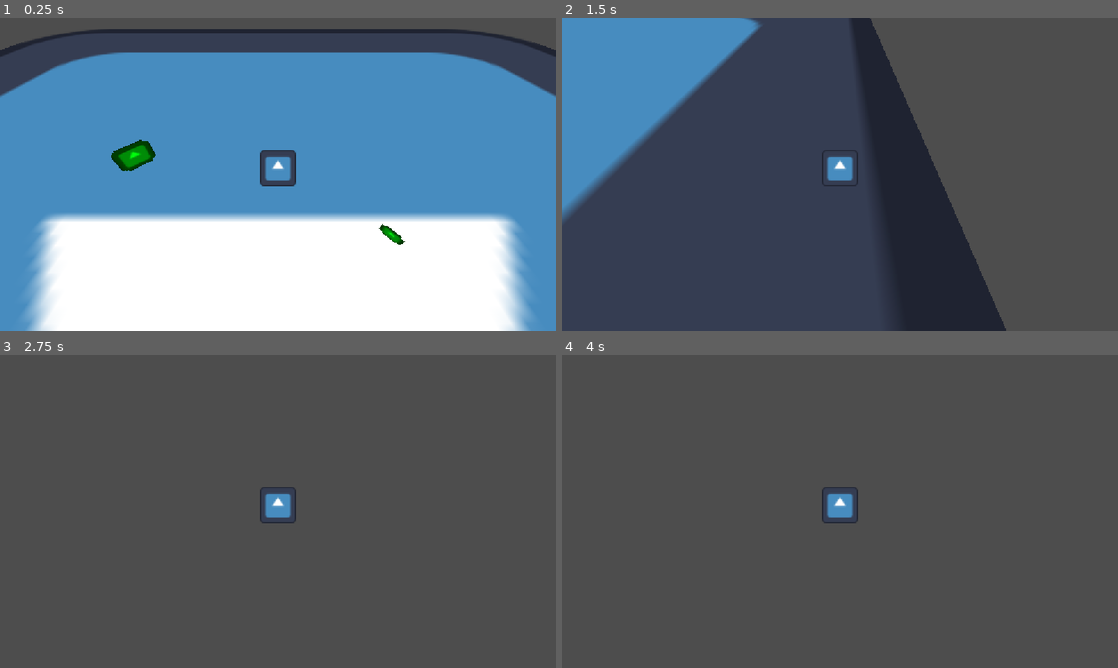
Above: before the commit, frames 1-4 (two rows, left to right).
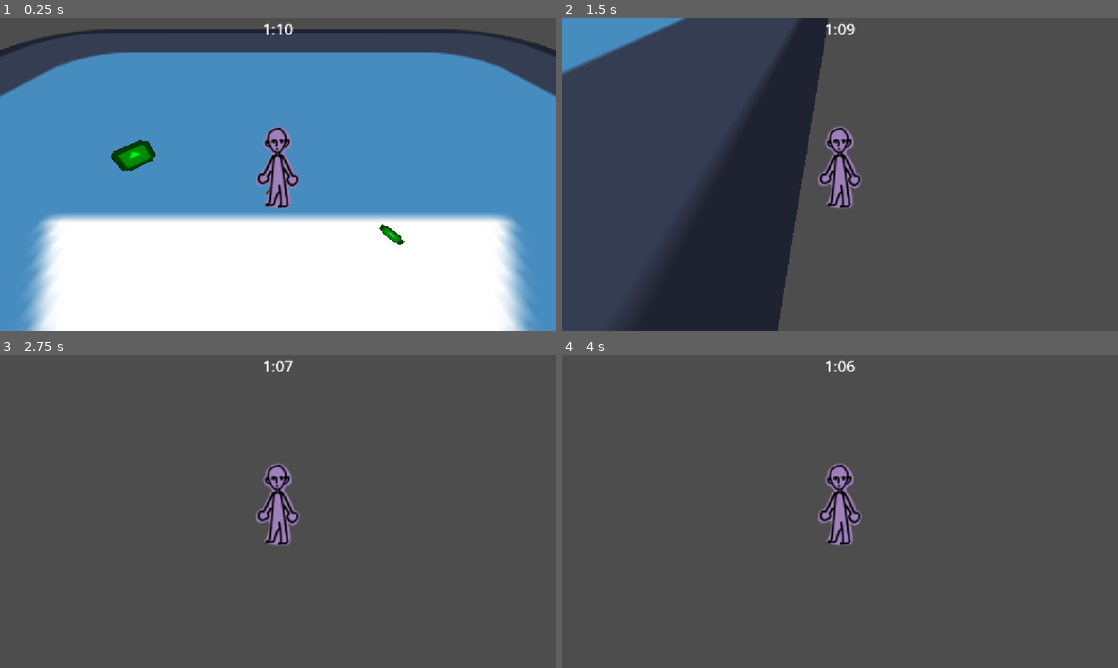
Above: after the commit, the same moments.

Repository: snomkip7/gmtk-jammin
Game: Godot game, scene res://Levels/testLevel.tscn
Two runs of this game, one before a commit and one after it. Both use one fixed random seed, a clock stepped at 60 frames per second and the inputs below. The engine's default icon, where the game draws it, is replaced by a stand-in: a white triangle on a blue panel in a dark square.
Inputs:
- Up to frame 1 (0.25 s): no input
- Up to frame 2 (1.5 s): hold D (right) 0.53-1.28 s; tap Shift (dash) at 0.6, 1.35 s; hold S (backward) from 1.28 s (still down)
- Up to frame 3 (2.75 s): tap Enter at 2 s; release S (backward) at 2.03 s; hold D (right) from 2.03 s (still down); tap E (interact) at 2.1 s; tap Shift (dash) at 2.3 s
- Up to frame 4 (4 s): release D (right) at 2.78 s; hold W (forward) 2.78-3.53 s; tap Shift (dash) at 2.85, 3.6 s; tap Space at 3.5 s; hold A (left) from 3.53 s (still down)

The runs differ from the first frame. In frame 1, 1.5% of the frame differs, in the area x 46-54%, y 1-61%; in frame 2, 41%, in the area x 0-80%, y 0-100%; in frame 3, 1.4%; in frame 4, 1.4%.

Commit message:
stuff (npcs)

Diff:
--- a/gmtk-jammin/Characters/Bush/bush.gd
+++ b/gmtk-jammin/Characters/Bush/bush.gd
@@ -1,14 +1,14 @@
 extends Area3D
 
 
-func _physics_process(delta: float) -> void:
+func _physics_process(_delta: float) -> void:
 
 	rotation = Vector3(rotation.x, (Vector2(global.player.camera.global_position.x, -global.player.camera.global_position.z) - Vector2(global_position.x, -global_position.z)).angle() + PI/2, rotation.z)
 
 
-func _on_body_entered(body: Node3D) -> void:
+func _on_body_entered(_body: Node3D) -> void:
 	global.player.speed = global.player.maxSpeed / 4
 
 
-func _on_body_exited(body: Node3D) -> void:
+func _on_body_exited(_body: Node3D) -> void:
 	global.player.speed = global.player.maxSpeed
--- a/gmtk-jammin/Characters/IngameCamera/ingameCamera.gd
+++ b/gmtk-jammin/Characters/IngameCamera/ingameCamera.gd
@@ -7,3 +7,4 @@
 func _on_shutter_timeout() -> void:
 	print("Timer ran out")
 	global.player.photo.texture = ImageTexture.create_from_image(get_texture().get_image())
+	get_tree().current_scene.get_node("NPCGeneric").trigger(1)
--- /dev/null
+++ b/gmtk-jammin/Characters/NPC/npcGeneric.gd
@@ -0,0 +1,36 @@
+extends CharacterBody3D
+
+@export var aggression = 0
+# 0 for does nothing, 1 for gets annoyed, 2 for pushing you away, 3 for smacking you, 4 for chasing you
+var pushForce = 70 # multiplied by severity
+
+
+func _ready() -> void:
+	$NPCSprite.modulate = Color("ff6f1d")
+
+func _physics_process(_delta: float) -> void:
+	rotation = Vector3(rotation.x, (Vector2(global.player.camera.global_position.x, -global.player.camera.global_position.z) - Vector2(global_position.x, -global_position.z)).angle() + PI/2, rotation.z)
+
+func trigger(severity: float = 1): # after a photo has been photobombed, severity = how much reaction (1-3)
+	if aggression == 0: #do nothing
+		pass
+	if aggression == 1: # gets annoyed
+		#play angry voice clip
+		$NPCSprite.modulate = Color("ff171d")
+	if aggression == 2: # pushes you away
+		# angry voice
+		$NPCSprite.modulate = Color("bc001d")
+		global.player.knockbackVelocity = (global.player.global_position-global_position).normalized() * pushForce * (severity/3+1)
+		global.time -= 5
+	if aggression == 3:
+		$NPCSprite.modulate = Color("bc001d")
+		global.player.knockbackVelocity = (global.player.global_position-global_position).normalized() * pushForce * (severity/3+1)
+		global.time -= 5
+
+
+func spaceEntered(body: Node3D) -> void:
+	pass # Replace with function body.
+
+
+func spaceExited(body: Node3D) -> void:
+	pass # Replace with function body.
--- /dev/null
+++ b/gmtk-jammin/Characters/NPC/npcGeneric.tscn
@@ -0,0 +1,46 @@
+[gd_scene format=3 uid="uid://cu6oyjx53iyxl"]
+
+[ext_resource type="Texture2D" uid="uid://bsklgsx0n35kk" path="res://Assets/Art/ProtoGuy.png" id="1_nsnf2"]
+[ext_resource type="Script" uid="uid://c4snryv7342wm" path="res://Characters/NPC/npcGeneric.gd" id="1_xt5kw"]
+
+[sub_resource type="SpriteFrames" id="SpriteFrames_t3xld"]
+animations = [{
+"frames": [{
+"duration": 1.0,
+"texture": ExtResource("1_nsnf2")
+}],
+"loop": 1,
+"name": &"default",
+"speed": 0.0
+}]
+
+[sub_resource type="CapsuleShape3D" id="CapsuleShape3D_t3xld"]
+height = 2.7995605
+
+[sub_resource type="CylinderShape3D" id="CylinderShape3D_t3xld"]
+radius = 1.6572266
+
+[node name="NPCGeneric" type="CharacterBody3D" unique_id=1804335163]
+collision_layer = 8
+collision_mask = 3
+script = ExtResource("1_xt5kw")
+
+[node name="NPCSprite" type="AnimatedSprite3D" parent="." unique_id=232379244]
+flip_h = true
+modulate = Color(1, 0.43529412, 0.11372549, 1)
+alpha_cut = 2
+sprite_frames = SubResource("SpriteFrames_t3xld")
+
+[node name="NPCCollision" type="CollisionShape3D" parent="." unique_id=475502125]
+transform = Transform3D(1, 0, 0, 0, 1, 0, 0, 0, 1, 0, 0.051635742, 0)
+shape = SubResource("CapsuleShape3D_t3xld")
+
+[node name="AngerTimer" type="Timer" parent="." unique_id=1788381569]
+wait_time = 1.5
+
+[node name="PersonalSpace" type="Area3D" parent="." unique_id=1357297632]
+collision_layer = 0
+collision_mask = 2
+
+[node name="SpaceCollision" type="CollisionShape3D" parent="PersonalSpace" unique_id=1752013811]
+shape = SubResource("CylinderShape3D_t3xld")
--- a/gmtk-jammin/Characters/Other/global.gd
+++ b/gmtk-jammin/Characters/Other/global.gd
@@ -2,4 +2,24 @@
 
 var player: CharacterBody3D
 var score = 0
-var time = 40
+var time = 70
+var paused = false
+
+func _process(delta: float) -> void:
+	if !paused:
+		time -= delta
+		if player != null && player.timer != null:
+			if roundi(time) % 60 < 10:
+				@warning_ignore("integer_division")
+				player.timer.text = str(roundi(time)/60)+":0"+str(roundi(time)%60)
+			else:
+				@warning_ignore("integer_division")
+				player.timer.text = str(roundi(time)/60)+":"+str(roundi(time)%60)
+		if time <= 0:
+			endGame()
+
+
+func endGame():
+	# ends the game
+	print("GAME OVER")
+	time = 80
--- a/gmtk-jammin/Characters/Player/player.gd
+++ b/gmtk-jammin/Characters/Player/player.gd
@@ -4,34 +4,42 @@
 var speed = 50
 var acceleration = 10 # how fast player changes movement
 var gravity = -10
-var dashVelocity = Vector2(100, 70)
+var dashVelocity = Vector2(130, 90)
 var direction = Vector3(0,0,-1) # ALWAYS NORMALIZED
 var dashing = false
-
+var moveVelocity: Vector3 = Vector3.ZERO
+var knockbackVelocity: Vector3 = Vector3.ZERO
+var knockbackDeceleration = 7
 @onready var camera: Camera3D = $Camera
-@onready var sprite: Sprite3D = $PlayerSprite
+@onready var sprite: AnimatedSprite3D = $PlayerSprite
 @onready var photo: Sprite2D = $Camera/PhotoLayer/Photo
+@onready var timer: RichTextLabel = $Camera/PhotoLayer/Timer
 
 func _ready():
 	global.player = self
 
 
-func _physics_process(delta: float) -> void:
-	if !dashing && Input.get_axis("backward", "forward") != 0 || Input.get_axis("left", "right") != 0:
+func _physics_process(_delta: float) -> void:
+	if is_on_floor() && Input.get_axis("backward", "forward") != 0 || Input.get_axis("left", "right") != 0:
 		# movement button is pressed
-		direction = Vector3(Input.get_axis("left", "right"), 0, Input.get_axis("forward", "backward"))
-		velocity = velocity.move_toward(direction.normalized() * speed, acceleration)
+		direction = Vector3(Input.get_axis("left", "right"), 0, Input.get_axis("forward", "backward")).normalized()
+		moveVelocity = moveVelocity.move_toward(direction * speed, acceleration)
 	else:
-		velocity = velocity.move_toward(Vector3.ZERO, acceleration)
+		moveVelocity = moveVelocity.move_toward(Vector3.ZERO, acceleration)
 
-	if Input.is_action_just_pressed("dash") && !dashing:
+	if Input.is_action_just_pressed("dash") && !dashing && is_on_floor():
 		print("ZOOMY TIME")
-		velocity = Vector3(dashVelocity.x * direction.x, dashVelocity.y, dashVelocity.x * direction.z)
+		moveVelocity = Vector3(dashVelocity.x * direction.x, dashVelocity.y, dashVelocity.x * direction.z)
 		$DashCooldown.start()
 		dashing = true
 
 	if !is_on_floor():
-		velocity.y += gravity
+		moveVelocity.y += gravity
+
+	if knockbackVelocity != Vector3.ZERO:
+		knockbackVelocity = knockbackVelocity.move_toward(Vector3.ZERO, knockbackDeceleration)
+
+	velocity = moveVelocity + knockbackVelocity
 
 	move_and_slide()
 
--- a/gmtk-jammin/Characters/Player/player.tscn
+++ b/gmtk-jammin/Characters/Player/player.tscn
@@ -1,23 +1,40 @@
 [gd_scene format=3 uid="uid://cnyn1faxtwlqv"]
 
 [ext_resource type="Script" uid="uid://5ergdx73ud73" path="res://Characters/Player/player.gd" id="1_j341n"]
+[ext_resource type="Texture2D" uid="uid://bsklgsx0n35kk" path="res://Assets/Art/ProtoGuy.png" id="2_bqsbk"]
 [ext_resource type="Texture2D" uid="uid://cs58lxa1h72uq" path="res://Assets/Art/icon.svg" id="2_cue0d"]
 
+[sub_resource type="SpriteFrames" id="SpriteFrames_t3xld"]
+animations = [{
+"frames": [{
+"duration": 1.0,
+"texture": ExtResource("2_bqsbk")
+}],
+"loop": 1,
+"name": &"default",
+"speed": 0.0
+}]
+
 [sub_resource type="CapsuleShape3D" id="CapsuleShape3D_t3xld"]
-height = 1.3449707
+height = 2.8413086
 
 [node name="Player" type="CharacterBody3D" unique_id=940730692]
 collision_layer = 2
-collision_mask = 5
+collision_mask = 13
 script = ExtResource("1_j341n")
 
-[node name="PlayerSprite" type="Sprite3D" parent="." unique_id=1041185233]
+[node name="PlayerSprite" type="AnimatedSprite3D" parent="." unique_id=1809710141]
+alpha_cut = 2
+sprite_frames = SubResource("SpriteFrames_t3xld")
+
+[node name="PlayerSpriteOld" type="Sprite3D" parent="." unique_id=1041185233]
 transform = Transform3D(1, 0, 0, 0, 0.91929096, 0.3935786, 0, -0.3935786, 0.91929096, 0, 0, 0)
+visible = false
 alpha_cut = 2
 texture = ExtResource("2_cue0d")
 
 [node name="PlayerCollision" type="CollisionShape3D" parent="." unique_id=534395896]
-transform = Transform3D(1, 0, 0, 0, 1, 0, 0, 0, 1, 0, -0.018676758, 0)
+transform = Transform3D(1, 0, 0, 0, 1, 0, 0, 0, 1, 0, 0.0435791, 0)
 shape = SubResource("CapsuleShape3D_t3xld")
 
 [node name="Camera" type="Camera3D" parent="." unique_id=1072952929]
@@ -29,6 +46,19 @@
 position = Vector2(578, 320)
 scale = Vector2(0.5, 0.5)
 
+[node name="Timer" type="RichTextLabel" parent="Camera/PhotoLayer" unique_id=637810028]
+anchors_preset = 5
+anchor_left = 0.5
+anchor_right = 0.5
+offset_left = -69.5
+offset_right = 69.5
+offset_bottom = 40.0
+grow_horizontal = 2
+theme_override_font_sizes/normal_font_size = 32
+text = "1:00"
+scroll_active = false
+horizontal_alignment = 1
+
 [node name="DashCooldown" type="Timer" parent="." unique_id=793433495]
 one_shot = true
 
--- a/gmtk-jammin/Levels/testLevel.tscn
+++ b/gmtk-jammin/Levels/testLevel.tscn
@@ -4,6 +4,7 @@
 [ext_resource type="PackedScene" uid="uid://cnyn1faxtwlqv" path="res://Characters/Player/player.tscn" id="2_6ehle"]
 [ext_resource type="PackedScene" uid="uid://ci2i2wgrao01r" path="res://Characters/Bush/bush.tscn" id="2_faoc1"]
 [ext_resource type="PackedScene" uid="uid://brv85e8v3ykjv" path="res://Characters/IngameCamera/ingameCamera.tscn" id="4_faoc1"]
+[ext_resource type="PackedScene" uid="uid://cu6oyjx53iyxl" path="res://Characters/NPC/npcGeneric.tscn" id="5_owrup"]
 
 [sub_resource type="BoxShape3D" id="BoxShape3D_uyxol"]
 size = Vector3(89.46484, 1, 89.578125)
@@ -34,4 +35,8 @@
 [node name="Camera" parent="IngameCamera" index="1" unique_id=245154464]
 transform = Transform3D(1, 0, 0, 0, 1, 0, 0, 0, 1, 0, 3.2263012, 10.142351)
 
+[node name="NPCGeneric" parent="." unique_id=1804335163 instance=ExtResource("5_owrup")]
+transform = Transform3D(1, 0, 0, 0, 1, 0, 0, 0, 1, -0.10422379, 1.4767098, -2.524253)
+aggression = 2
+
 [editable path="IngameCamera"]
--- a/gmtk-jammin/project.godot
+++ b/gmtk-jammin/project.godot
@@ -69,6 +69,13 @@
 ]
 }
 
+[layer_names]
+
+3d_physics/layer_1="Terrain"
+3d_physics/layer_2="Player"
+3d_physics/layer_3="Objects"
+3d_physics/layer_4="NPCs"
+
 [physics]
 
 3d/physics_engine="Jolt Physics"
Binary file added: gmtk-jammin/Assets/Art/ProtoGuy.png
Not shown, added: gmtk-jammin/Assets/Art/ProtoGuy.png.import
Not shown, added: gmtk-jammin/Characters/NPC/npcGeneric.gd.uid
